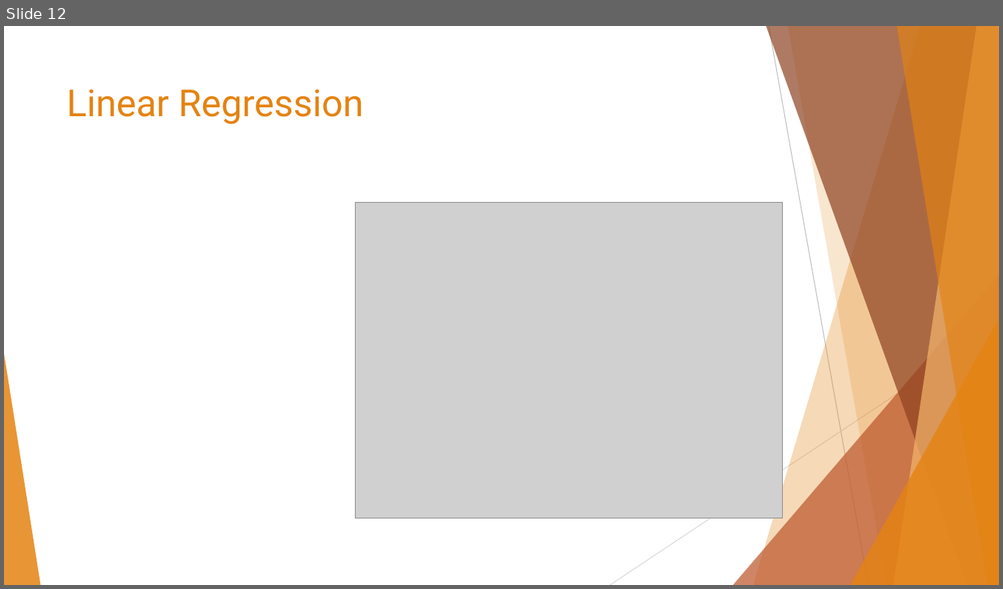
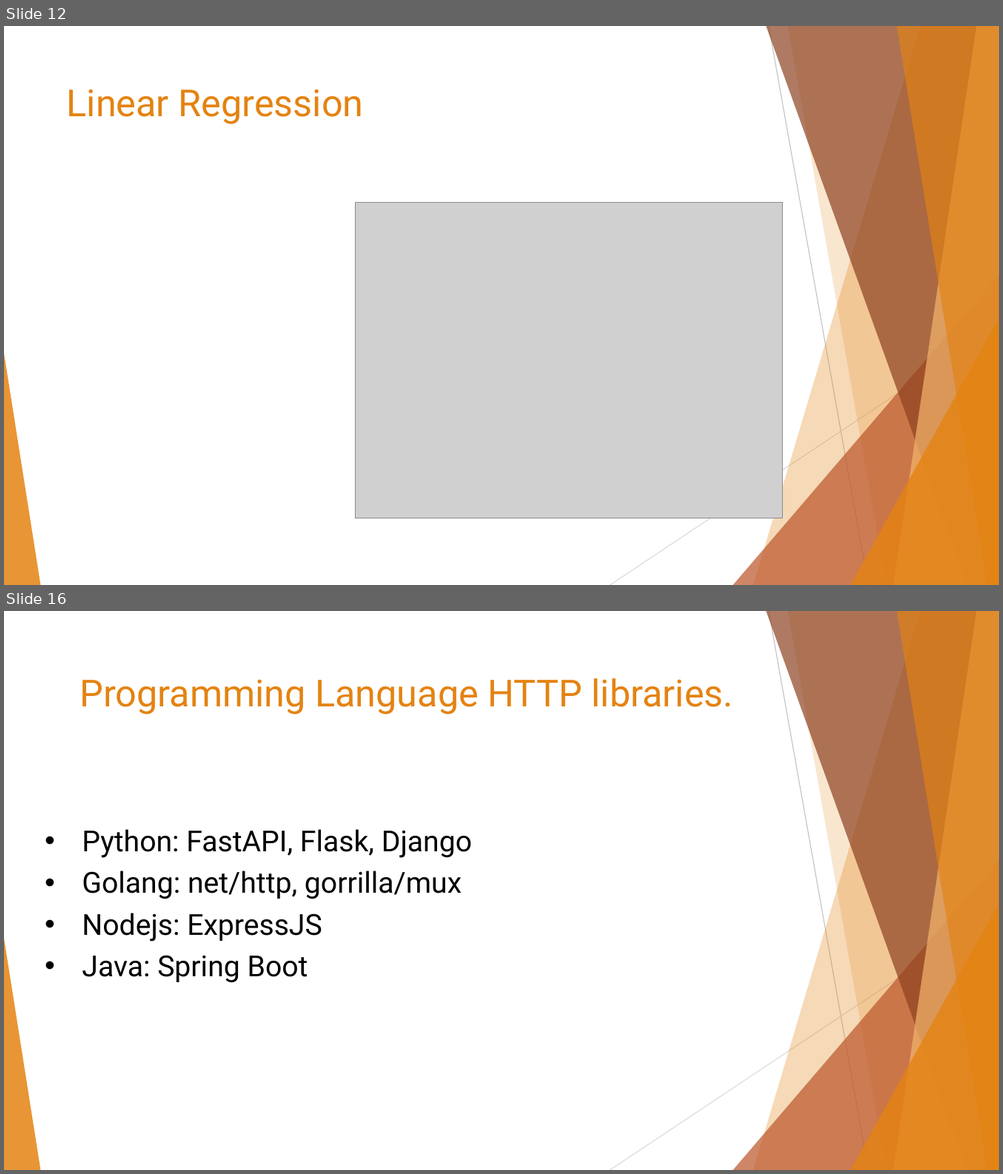
Before and after one commit to data-max-hq/workshop-epoka, a slide deck: Presentations/Introduction to Machine Learning.pptx. Shown one above the other, each under a label of ours: slide 12 before the commit, slides 12 and 16 after it; the slides between them are not shown. The pictures are 1003x589 and 1003x1174 pixels, drawn with LibreOffice and Linux fonts; fonts in the diff are those of the drawing; grey boxes stand for pictures. Boxes give left, top, right and bottom in pixels: in the first picture for what was removed or moved away, otherwise in the second. Text is boxed around its words. In the diff, an @@ line names an element or a change of style, - is before the commit and + after.

```diff
--- a/Presentations/Introduction to Machine Learning.pptx
+++ b/Presentations/Introduction to Machine Learning.pptx
@@ slide 16 added at bbox=[4, 611, 999, 1170], background #FFFFFF; not listed: 10 template elements that a slide beside it also shows @@
@@ text added at bbox=[79, 678, 733, 715], 36 pt, text #E48312 @@
+Programming Language HTTP libraries.
@@ text added at bbox=[82, 829, 472, 982], 28 pt, text #000000 @@
+• Python: FastAPI, Flask, Django
+• Golang: net/http, gorrilla/mux
+• Nodejs: ExpressJS
+• Java: Spring Boot
```
Also in this commit, not shown: 7 other slides added, 1 other file.
